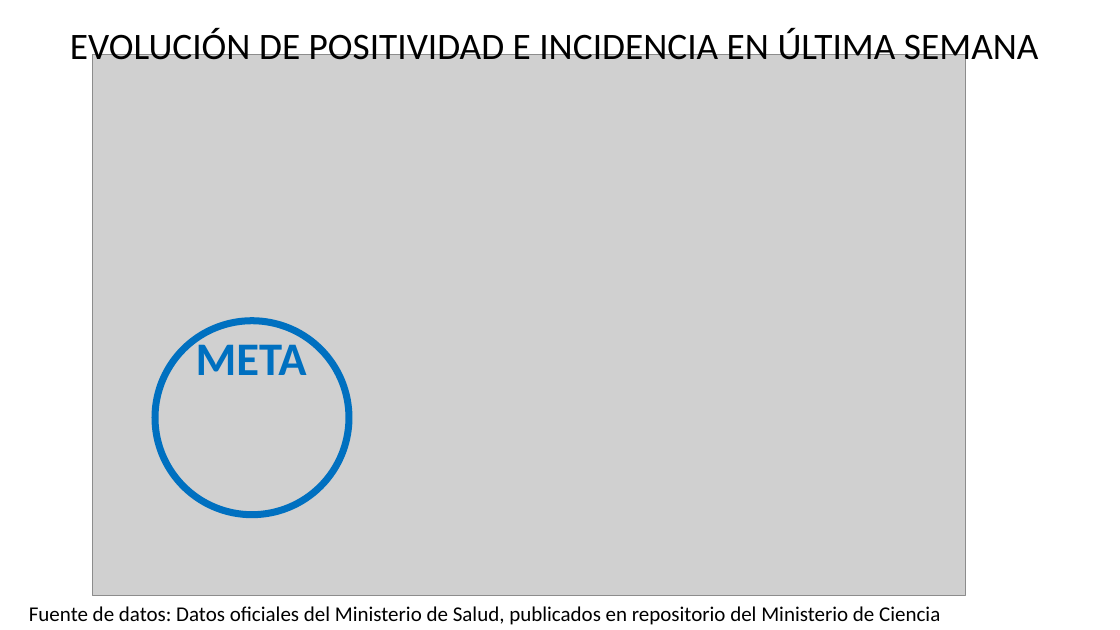
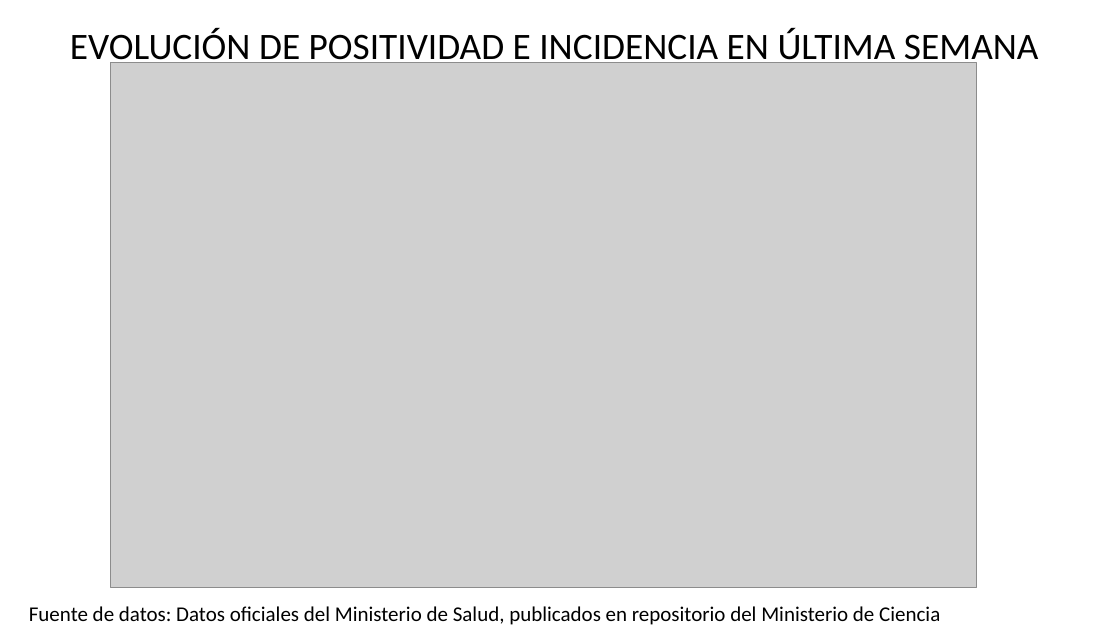
Before and after one commit to dataCovid19CL/capsulasSemanales, a slide deck: slide 17 of DATOS COVID Chile 2021 09 11.pptx. Drawn at 1120x630 pixels with LibreOffice and Linux fonts; fonts in the diff are those of the drawing; grey boxes stand for pictures. Boxes give left, top, right and bottom in pixels: in the first picture for what was removed or moved away, otherwise in the second. Text is boxed around its words. In the diff, an @@ line names an element or a change of style, - is before the commit and + after.

```diff
--- a/DATOS COVID Chile 2021 09 11.pptx
+++ b/DATOS COVID Chile 2021 09 11.pptx
@@ picture: place and size @@
-picture at (92, 55, 965, 596)
+picture at (111, 63, 976, 588)
@@ ellipse removed at (155, 321, 350, 515) @@
@@ text removed at (196, 337, 307, 375) @@
-META
```
Also in this commit, not shown: 14 other slides changed, 3 other files.
